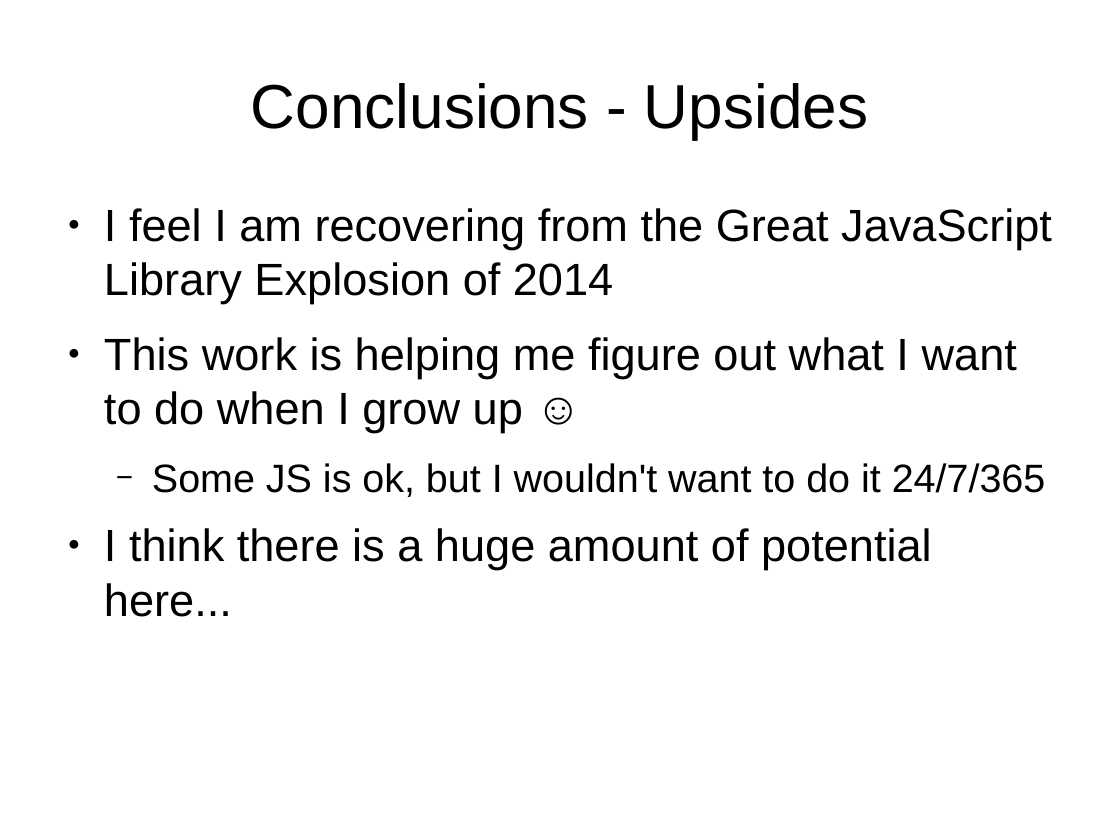
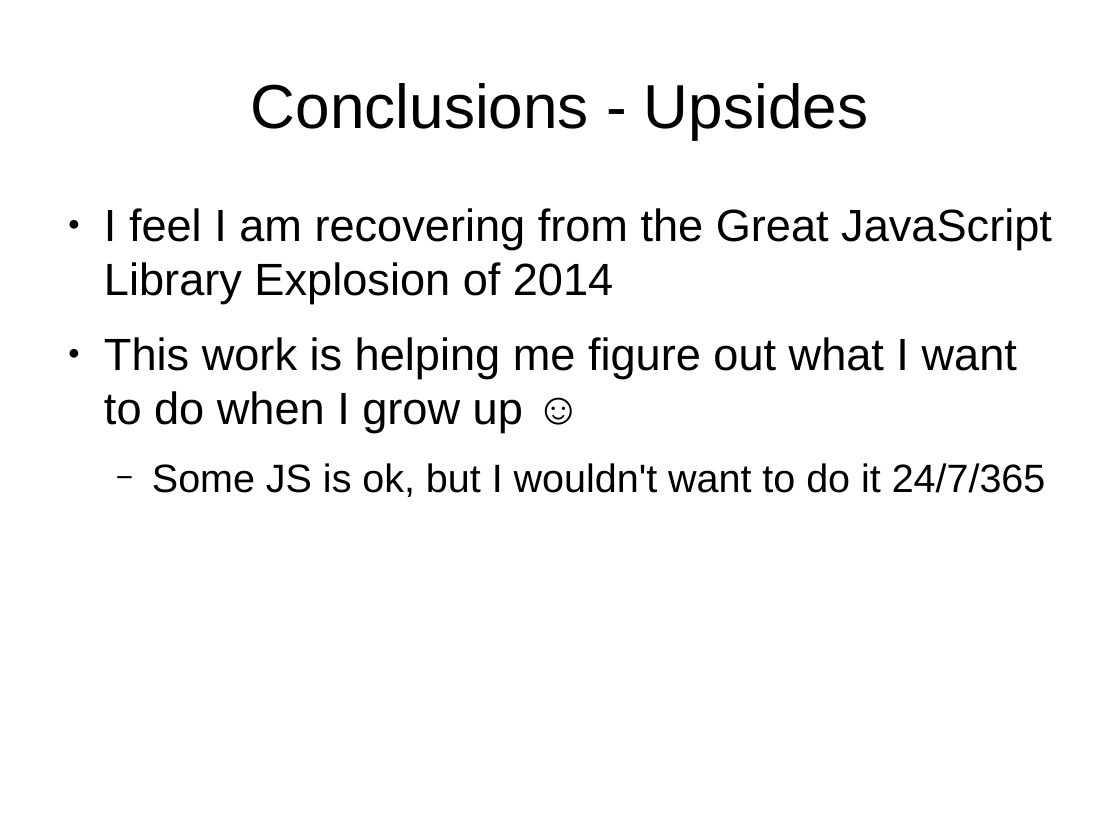
Before and after one commit to tomwhartung/jmws_accoutrements, a slide deck: slide 44 of presentations/2015_09-Joomla/Device_Detection-In_Protostar_and_Beez3.odp. Drawn at 1120x840 pixels with LibreOffice and Linux fonts; fonts in the diff are those of the drawing. Boxes give left, top, right and bottom in pixels: in the first picture for what was removed or moved away, otherwise in the second. Text is boxed around its words. In the diff, an @@ line names an element or a change of style, - is before the commit and + after.

```diff
--- a/presentations/2015_09-Joomla/Device_Detection-In_Protostar_and_Beez3.odp
+++ b/presentations/2015_09-Joomla/Device_Detection-In_Protostar_and_Beez3.odp
@@ text at [104, 528, 932, 617]: paragraph removed @@
-● I think there is a huge amount of potential here...
```
Also in this commit, not shown: 1 other slide changed, 3 slides added, 3 slides removed, 3 other files.
